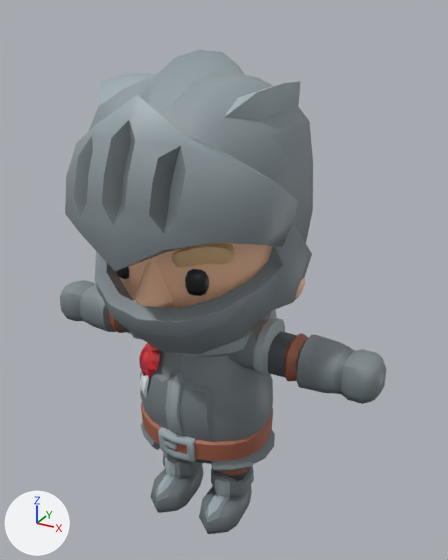
One commit to the glTF model packages/ade/src-tauri/nikverse-assets/levels/bassa/character_agent_knight.glb: the scene before it, then after it.
The view is the same before and after, from a 50 mm lens placed at (1.158, -1.946, 2.076), pointed at (0.078, 0.018, 1.095). The axes (+X, +Y, +Z) are drawn at lower left. The lights are the same throughout. The older version comes first. Objects named as collision shapes, trigger or cutter boxes, shadow casters or lower levels of detail are left out. Where no turn or scale is listed for an object, it has been applied to the vertices. Vertices at exactly the same position are counted once.

Names of what the first picture shows: 'Knight_Helmet', 'agent_knight_lod0'.
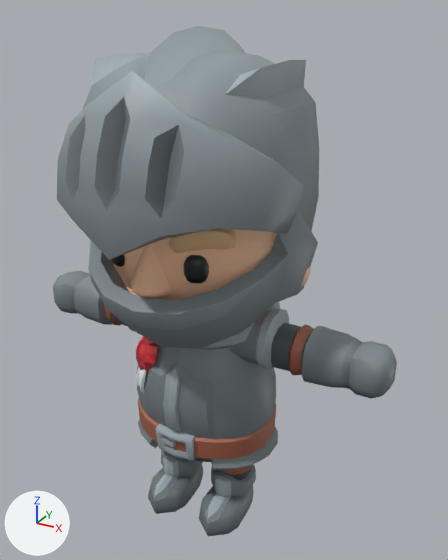
Where the newer file only moved an object's origin or applied its transform, the numbers keep the older frame.

Boxes (x1, y1, x2, y2) around the edits, measured in the pictures (448 x 560 px):
```json
{"object": "Knight_Helmet", "change": "moved, rescaled", "before": [65, 50, 313, 354], "after": [57, 26, 319, 349], "on screen": "6% taller"}
{"object": "agent_knight_lod0", "change": "rescaled", "before": [60, 243, 386, 534], "after": [53, 229, 397, 536]}
```

Edits to the scene script, one JSON object a line:
```json
{"block": "me_agent_knight_lod0_mesh", "where": "# used by ob_agent_knight_lod0; location = (0.0, 0.0, 0.0)"}
{"op": "remove", "block": "me_agent_knight_lod0_mesh", "code": "me_agent_knight_lod0_mesh.from_pydata(...)  # 2145 vertices, 4148 faces; spans x -0.74..0.74, y -0.41..0.37, z 0.0..1.77"}
{"op": "add", "block": "me_agent_knight_lod0_mesh", "code": "me_agent_knight_lod0_mesh.from_pydata(...)  # 2145 vertices, 4148 faces; spans x -0.78..0.78, y -0.42..0.39, z 0.0..1.85"}
{"block": "me_agent_knight_lod0_mesh", "change": "me_agent_knight_lod0_mesh part 1: the whole mesh is scaled about the mesh origin by 1.04"}
{"op": "set", "path": "ob_knight_helmet.location", "old": "(0.0, 0.0, 0.989)", "new": "(0.0, 0.0, 1.022)"}
{"op": "set", "path": "ob_knight_helmet.scale", "old": "(0.765, 0.765, 0.765)", "new": "(0.799, 0.799, 0.799)"}
```
